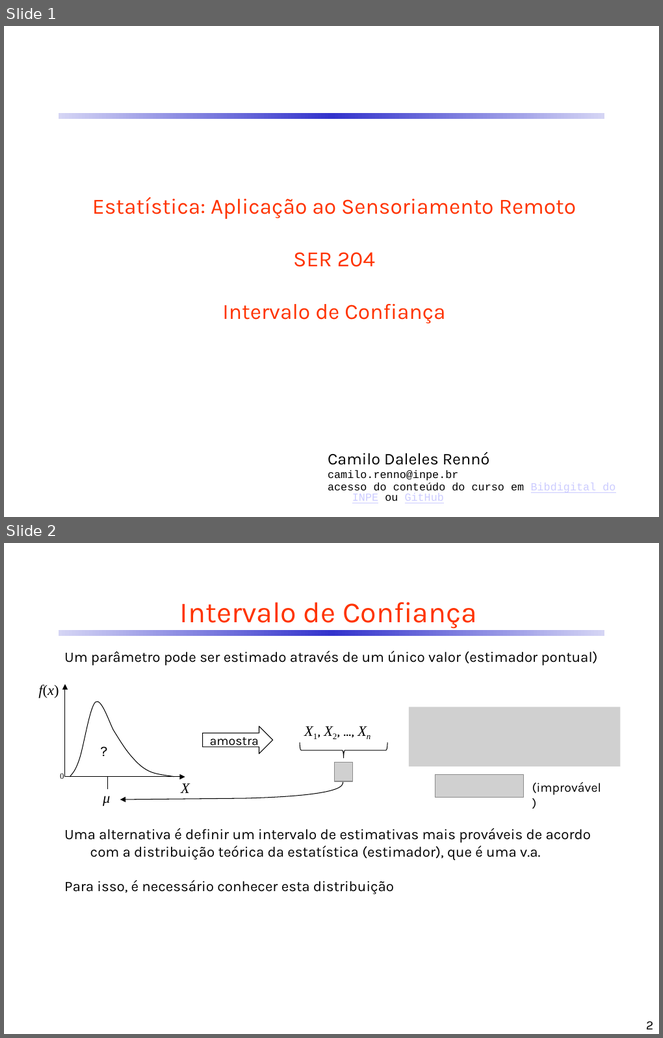
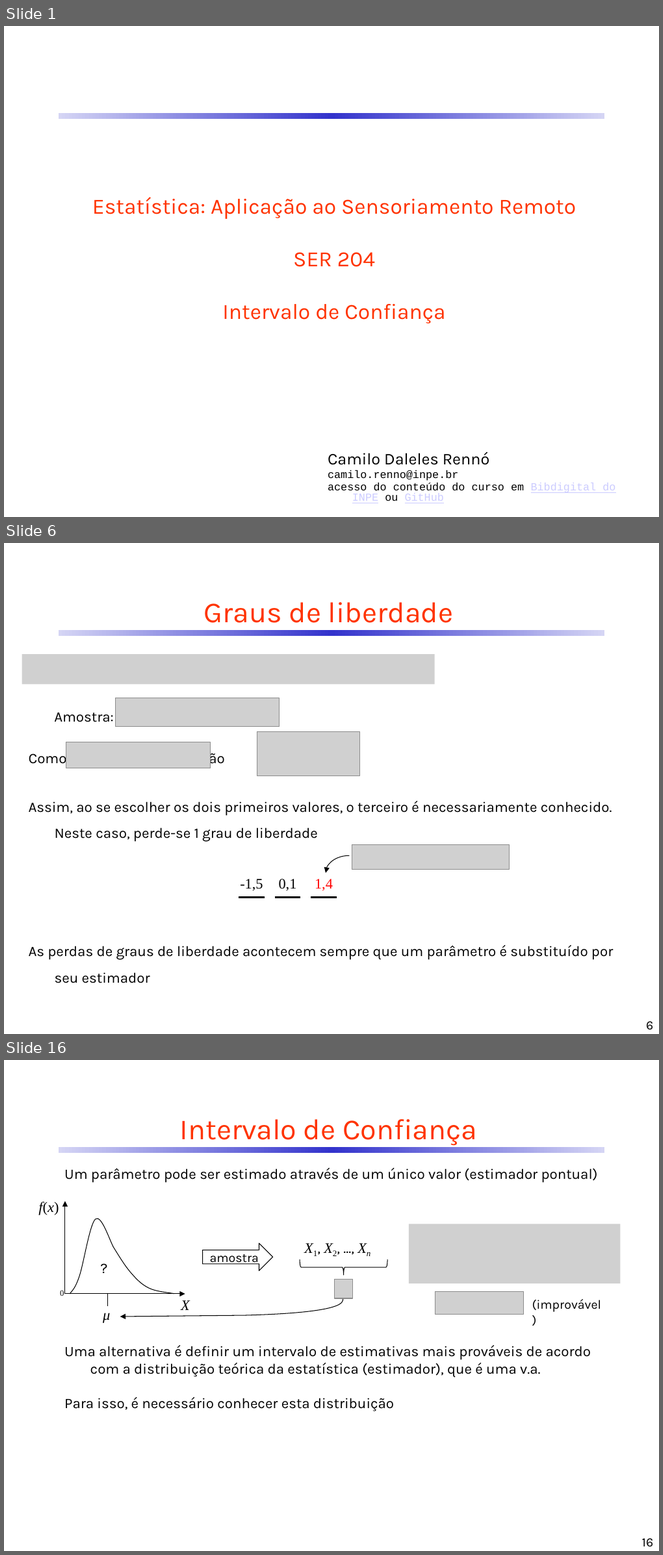
Before and after one commit to CDRenno/Estatistica, a slide deck: ppt/06InfEstat_IntConf.pptx. Shown one above the other, each under a label of ours: slides 1 and 2 before the commit, slides 1, 6 and 16 after it; the slides between them are not shown. The pictures are 663x1038 and 663x1555 pixels, drawn with LibreOffice and Linux fonts; fonts in the diff are those of the drawing; grey boxes stand for pictures. Boxes give left, top, right and bottom in pixels: in the first picture for what was removed or moved away, otherwise in the second. Text is boxed around its words. In the diff, an @@ line names an element or a change of style, - is before the commit and + after.

```diff
--- a/ppt/06InfEstat_IntConf.pptx
+++ b/ppt/06InfEstat_IntConf.pptx
@@ slide 6 added at (x1=4, y1=543, x2=659, y2=1034), background #FFFFFF; not listed: 1 template element that a slide beside it also shows @@
@@ title added at (x1=204, y1=602, x2=453, y2=623), 32 pt, text #FF3300 @@
+Graus de liberdade
@@ picture added at (x1=22, y1=654, x2=434, y2=685) @@
@@ picture added at (x1=115, y1=698, x2=279, y2=726) @@
@@ text added at (x1=54, y1=713, x2=114, y2=722), 16 pt, text #000000 @@
+Amostra:
@@ picture added at (x1=257, y1=731, x2=360, y2=776) @@
@@ text added at (x1=29, y1=750, x2=225, y2=767), 16 pt, text #000000 @@
+Como então
@@ picture added at (x1=66, y1=742, x2=211, y2=769) @@
@@ text added at (x1=29, y1=801, x2=612, y2=842), 16 pt, text #000000 @@
+Assim, ao se escolher os dois primeiros valores, o terceiro é necessariamente conhecido. Neste caso, perde-se 1 grau de liberdade
@@ picture added at (x1=352, y1=845, x2=510, y2=870) @@
@@ group added at (x1=239, y1=872, x2=337, y2=897): 3 lines, 3 texts @@
+?
+?
+?
@@ arc (boxed as its full ellipse) added at (x1=326, y1=856, x2=373, y2=890), outline #000000 0.75 pt @@
@@ text added at (x1=240, y1=879, x2=263, y2=891), 16 pt, text #000000 @@
+-1,5
@@ text added at (x1=279, y1=879, x2=297, y2=891), 16 pt, text #000000 @@
+0,1
@@ text added at (x1=315, y1=879, x2=333, y2=891), 16 pt, text #FF0000 @@
+1,4
@@ text added at (x1=29, y1=945, x2=613, y2=984), 16 pt, text #000000 @@
+As perdas de graus de liberdade acontecem sempre que um parâmetro é substituído por seu estimador
@@ page number added at (x1=646, y1=1021, x2=653, y2=1030), 14 pt, text #000000 @@
+6
@@ what was slide 2 is now slide 16 @@
@@ page number at (x1=642, y1=1538, x2=654, y2=1547): text changed @@
-2
+16
```
Also in this commit, not shown: 13 other slides added, 3 other files.
